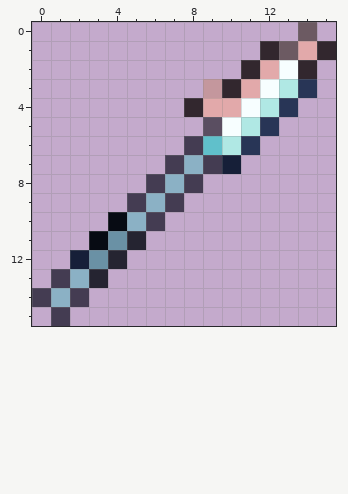
A pixel-art file gets an edit: resources/gfx/ui/icons/items/frost_icicle_spear.aseprite. This is how it looked before the edit.
16x16 pixels, 1 frame. Colours within 5 levels of each other are drawn and written as one.
New version:
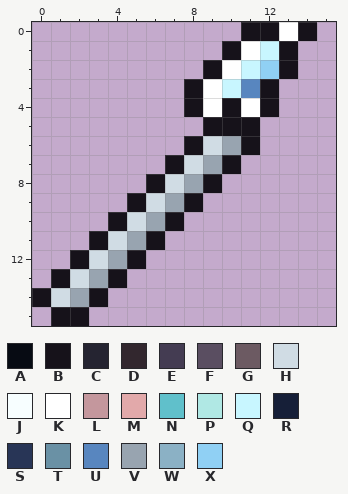
Palette (. is transparent): A #070b13  B #16121a  C #252431  D #32272e  E #443c52  F #5a4e61  G #6c5a62  H #d0dce4  J #f7feff  K #ffffff  L #c4979d  M #e2a9aa  N #60c0cb  P #b0e8e4  Q #c8f6ff  R #161f38  S #283556  T #6a91a5  U #5886bf  V #98a4b0  W #8bb1c5  X #90d0f4
Edits made:
@@ x 0..15 @@
- 0 ..............G.
- 1 ............DGMD
- 2 ...........DMJD.
- 3 .........LDMJPS.
- 4 ........DMMJPS..
- 5 .........FJPS...
- 6 ........ENPS....
- 7 .......EWER.....
- 8 ......EWE.......
- 9 .....EWE........
-10 ....AWE.........
-11 ...ATC..........
-12 ..RTC...........
-13 .EWC............
-14 EWE.............
-15 .E..............
+ 0 ...........BBKB.
+ 1 ..........BKQB..
+ 2 .........BKQXB..
+ 3 ........BKQUB...
+ 4 ........BKBKB...
+ 5 .........BBB....
+ 6 ........BHVB....
+ 7 .......BHVB.....
+ 8 ......BHVB......
+ 9 .....BHVB.......
+10 ....BHVB........
+11 ...BHVB.........
+12 ..BHVB..........
+13 .BHVB...........
+14 BHVB............
+15 .BB.............
